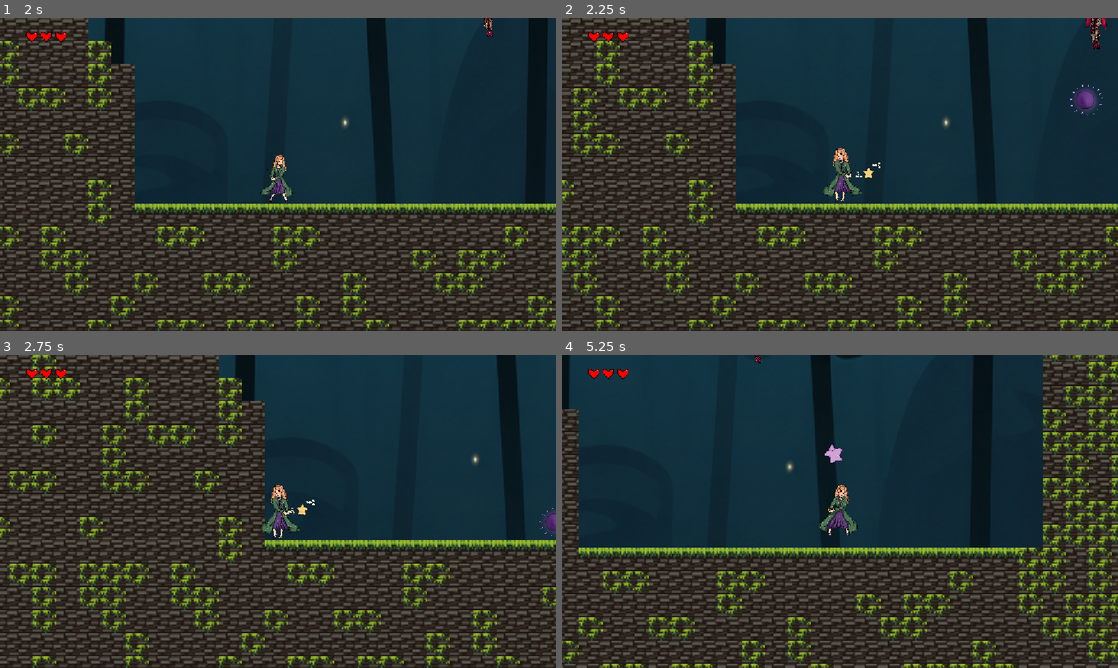
Above: before the commit, frames 1-4 (two rows, left to right).
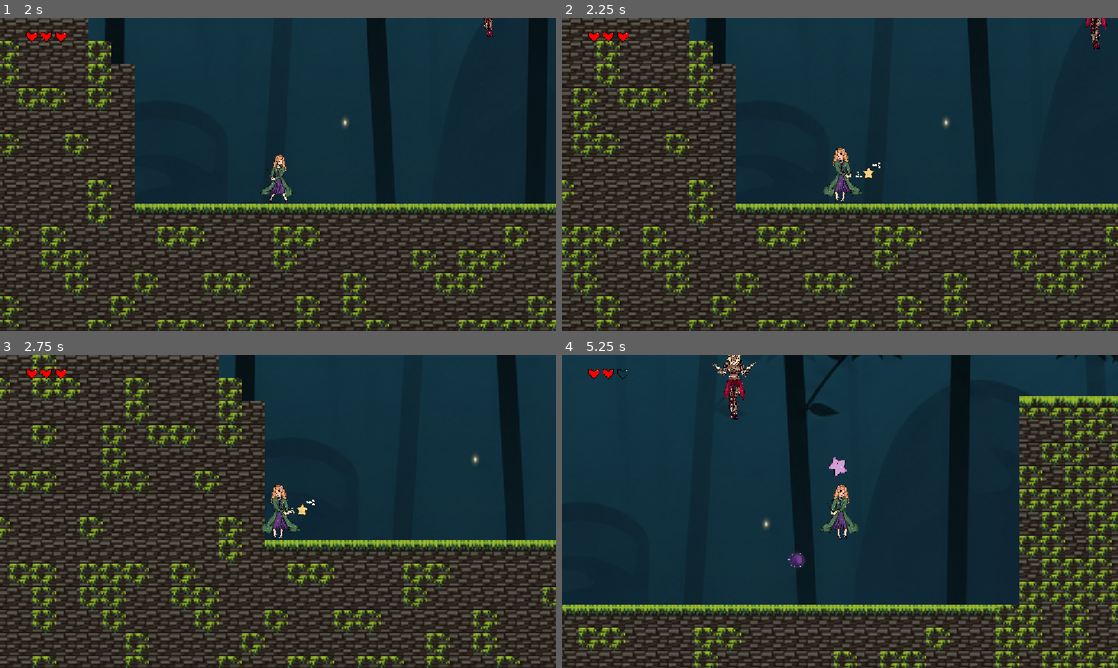
Above: after the commit, the same moments.

Repository: marist-spc/Wanderstar
Game: Godot game, scene res://level1.tscn
Two runs of this game, one before a commit and one after it. Both use one fixed random seed, a clock stepped at 60 frames per second and the inputs below.
Inputs (mouse positions are in pixels of both pictures, inside the frame that each line leads up to):
- Up to frame 1 (2 s): tap Enter at 0.5 s; move the mouse to (400, 158) at 0.52 s; hold Right mouse button (move_star) 0.53-1.28 s; hold D (move_right) from 0.53 s (still down); tap Space (jump) at 0.77, 1.52 s; move the mouse to (166, 190) at 1.27 s; click (166, 190) at 1.35 s
- Up to frame 2 (2.25 s): move the mouse to (895, 105) at 2.02 s; release D (move_right) at 2.03 s; hold A (move_left) from 2.03 s (still down); hold Q (star_return) from 2.03 s (still down)
- Up to frame 3 (2.75 s): keep holding A (move_left); keep holding Q (star_return)
- Up to frame 4 (5.25 s): move the mouse to (812, 574) at 2.77 s; release A (move_left) at 2.78 s; release Q (star_return) at 2.78 s; hold D (move_right) 2.78-4.28 s; tap E (swap_star) at 2.85 s; tap Space (jump) at 3.02, 3.77, 4.52 s; move the mouse to (1006, 558) at 3.52 s; hold Right mouse button (move_star) 3.53-4.28 s; move the mouse to (673, 464) at 4.27 s; hold A (move_left) 4.28-5.03 s; click (673, 464) at 4.35 s; move the mouse to (867, 511) at 5.02 s; hold D (move_right) from 5.03 s (still down); hold Q (star_return) from 5.03 s (still down)

Frame 1 is identical in both runs. In frame 2, 0.2% of the frame differs, in the area x 91-98%, y 21-31%; in frame 3, 0.1%; in frame 4, 45%, in the area x 0-100%, y 0-100%.

Commit message:
final ver

Diff:
--- a/monster1.tscn
+++ b/monster1.tscn
@@ -91,6 +91,7 @@
 
 [node name="Hitbox" type="CollisionShape2D" parent="AnimatedSprite2D/Area2D" unique_id=1656060334]
 shape = SubResource("RectangleShape2D_qpdv0")
+debug_color = Color(0.93867224, 1.2417734e-05, 0.6248308, 0.41960785)
 
 [node name="RayCast2D" type="RayCast2D" parent="." unique_id=1987290224]
 target_position = Vector2(0, 25)
--- a/projectile.gd
+++ b/projectile.gd
@@ -1,16 +1,20 @@
-extends Area2D
+extends CharacterBody2D
 
-var velocity:Vector2 = Vector2.ZERO
 
 func _ready() -> void:
 		$Explosion/ExplosionHitbox.disabled = true
+		velocity.x = randi_range(-60, 60)
+		velocity.y = 40
+		#velocity = Vector2.ZERO
 
 func _physics_process(delta: float) -> void:
-	#move_and_slide()
+
 	position += velocity * delta
+	move_and_slide()
 
 func _on_explode_control_body_entered(body: Node2D) -> void:
 	$Explosion/ExplosionHitbox.set_deferred("disabled", false)
+	#$Explosion/ExplosionHitbox.disabledd = false
 	$"Attack Timer".start()
 	$AnimatedSprite2D.play("explode")
 	$ExplosionSound.play()
--- a/projectile.tscn
+++ b/projectile.tscn
@@ -44,30 +44,31 @@
 [sub_resource type="CircleShape2D" id="CircleShape2D_wpwum"]
 radius = 8.4
 
-[node name="Projectile" type="Area2D" unique_id=2077922938 groups=["projectile"]]
-collision_layer = 10
-collision_mask = 3
+[node name="Projectile" type="CharacterBody2D" unique_id=1171225305 groups=["projectile"]]
+collision_layer = 8
+collision_mask = 2
 script = ExtResource("1_dac07")
 
 [node name="AnimatedSprite2D" type="AnimatedSprite2D" parent="." unique_id=1227509085]
 position = Vector2(-6, 12)
-rotation = 3.3946655
+rotation = -2.8885198
 scale = Vector2(0.025, 0.025)
 sprite_frames = SubResource("SpriteFrames_g4v7s")
-animation = &"explode"
+animation = &"falling"
 
 [node name="Attack Timer" type="Timer" parent="." unique_id=1209569277]
 wait_time = 0.3
 one_shot = true
 
 [node name="ExplodeControl" type="Area2D" parent="." unique_id=2037587926]
-collision_layer = 10
-collision_mask = 3
+collision_layer = 8
+collision_mask = 2
 
 [node name="MovingHitbox" type="CollisionShape2D" parent="ExplodeControl" unique_id=1749916200]
 position = Vector2(-2.9999998, 6)
 scale = Vector2(0.7, 0.7)
 shape = SubResource("CircleShape2D_yf5fn")
+debug_color = Color(0, 0.54388463, 0.94675046, 0.41960785)
 
 [node name="CollisionShape2D" type="CollisionShape2D" parent="." unique_id=1609212678]
 position = Vector2(-3, 6)
@@ -75,15 +76,16 @@
 
 [node name="Explosion" type="Area2D" parent="." unique_id=1976306306]
 collision_layer = 8
+collision_mask = 0
 
 [node name="ExplosionHitbox" type="CollisionShape2D" parent="Explosion" unique_id=1070966205]
 position = Vector2(-1.9999999, -1.0000002)
 scale = Vector2(2.5, 2.5)
 shape = SubResource("CircleShape2D_wpwum")
+debug_color = Color(0.93473923, 1.9444824e-05, 0.64137924, 0.41960785)
 
 [node name="ExplosionSound" type="AudioStreamPlayer2D" parent="." unique_id=1605157130]
 stream = ExtResource("7_0c7x6")
 
-[connection signal="body_entered" from="." to="." method="_on_body_entered"]
 [connection signal="timeout" from="Attack Timer" to="." method="_on_attack_timer_timeout"]
 [connection signal="body_entered" from="ExplodeControl" to="." method="_on_explode_control_body_entered"]
